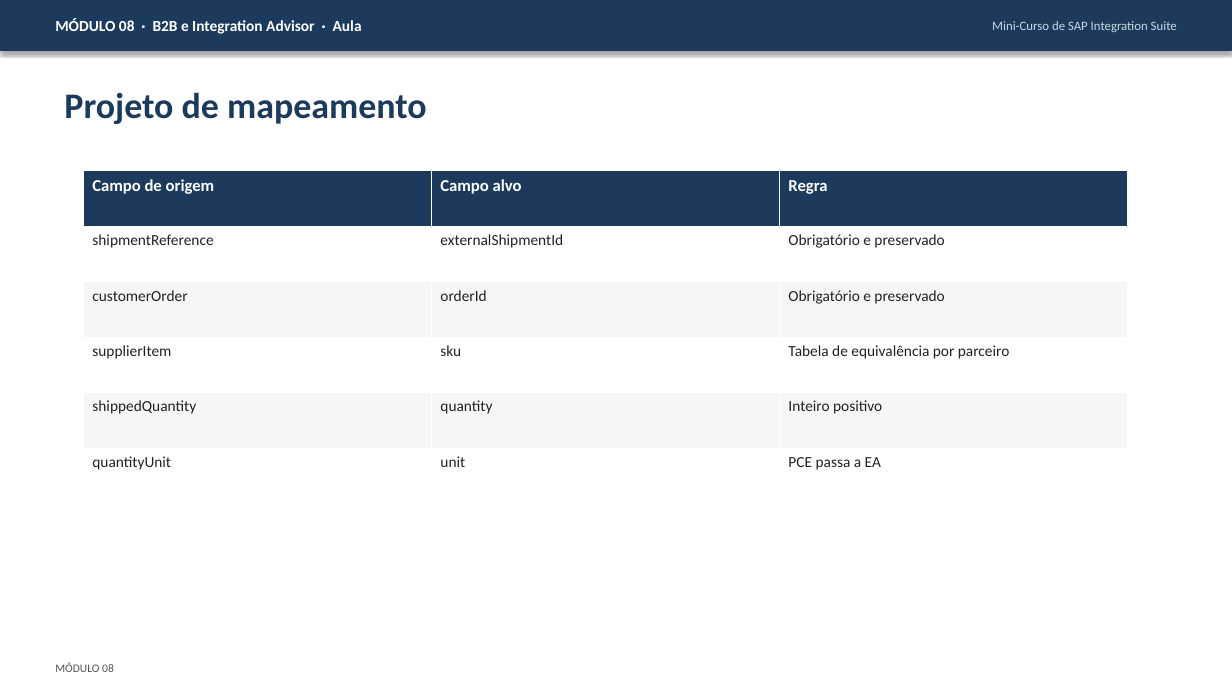
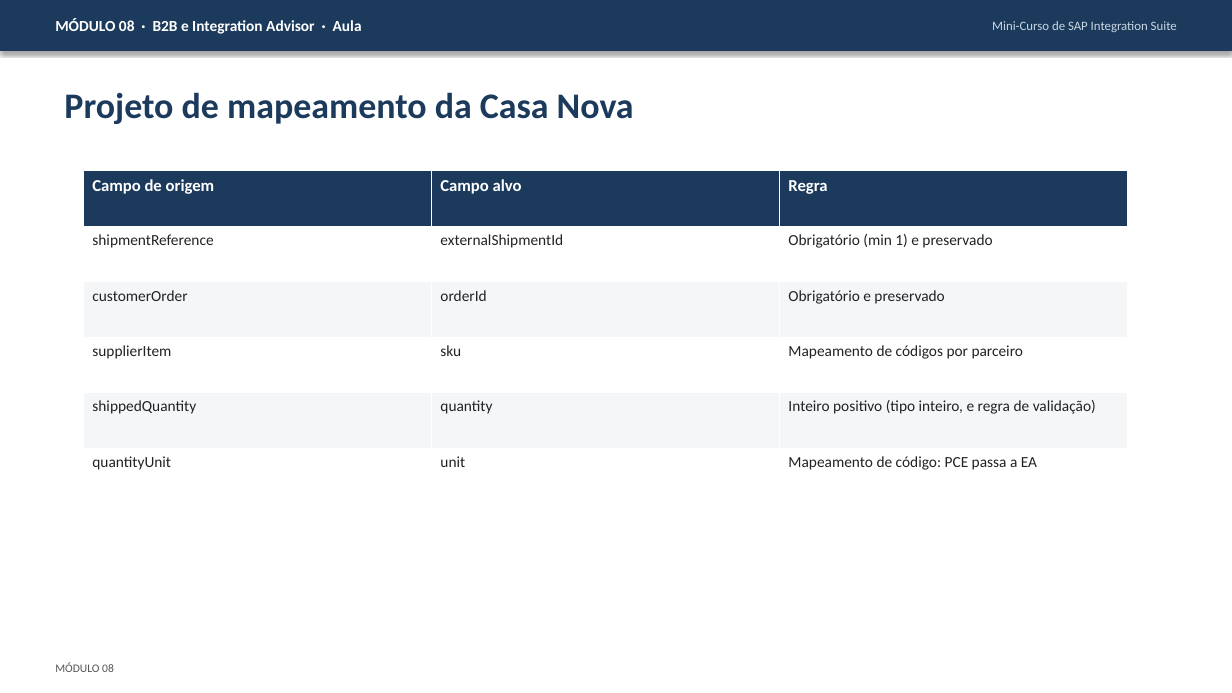
Before and after one commit to AdrianoHebreu/estudos, a slide deck: slide 19 of Integration_suite_studies/08-B2B-Integration-Advisor/08-B2B-Integration-Advisor.pptx (slide 7 before the commit). Drawn at 1232x693 pixels with LibreOffice and Linux fonts; fonts in the diff are those of the drawing. Boxes give left, top, right and bottom in pixels: in the first picture for what was removed or moved away, otherwise in the second. Text is boxed around its words. In the diff, an @@ line names an element or a change of style, - is before the commit and + after.

```diff
--- a/Integration_suite_studies/08-B2B-Integration-Advisor/08-B2B-Integration-Advisor.pptx
+++ b/Integration_suite_studies/08-B2B-Integration-Advisor/08-B2B-Integration-Advisor.pptx
@@ text at (x1=64, y1=92, x2=634, y2=124): text changed @@
-Projeto de mapeamento
+Projeto de mapeamento da Casa Nova
@@ table at (x1=83, y1=171, x2=1128, y2=504) @@
-row 2, column 3: Obrigatório e preservado
+row 2, column 3: Obrigatório (min 1) e preservado
-row 4, column 3: Tabela de equivalência por parceiro
+row 4, column 3: Mapeamento de códigos por parceiro
-row 5, column 3: Inteiro positivo
+row 5, column 3: Inteiro positivo (tipo inteiro, e regra de validação)
-row 6, column 3: PCE passa a EA
+row 6, column 3: Mapeamento de código: PCE passa a EA
```
Also in this commit, not shown: 8 other slides changed, 26 slides added, 47 other files.
